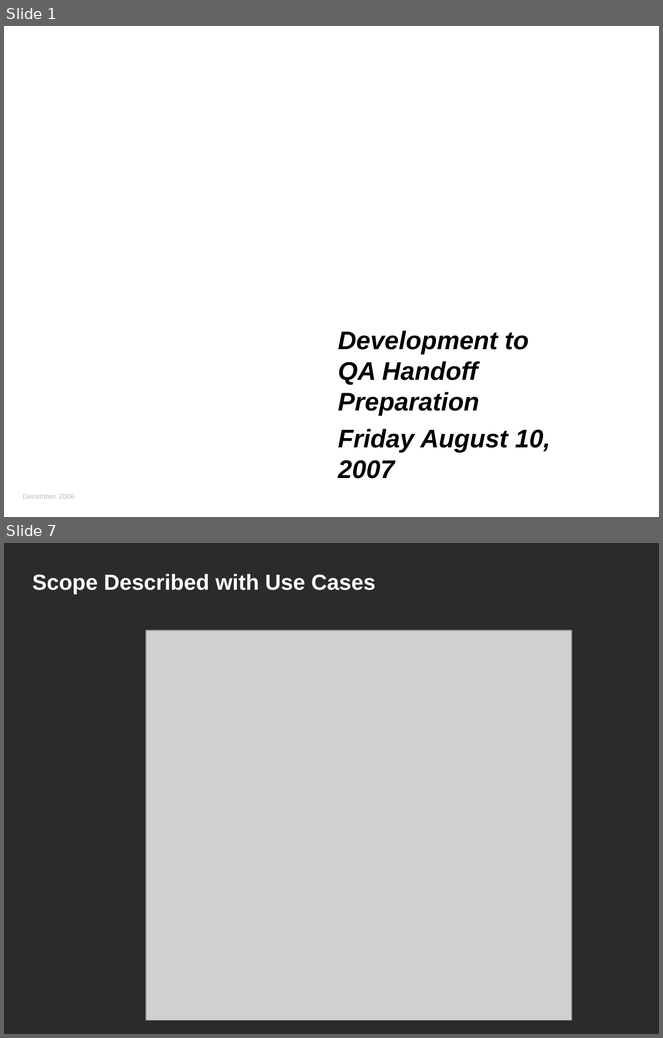
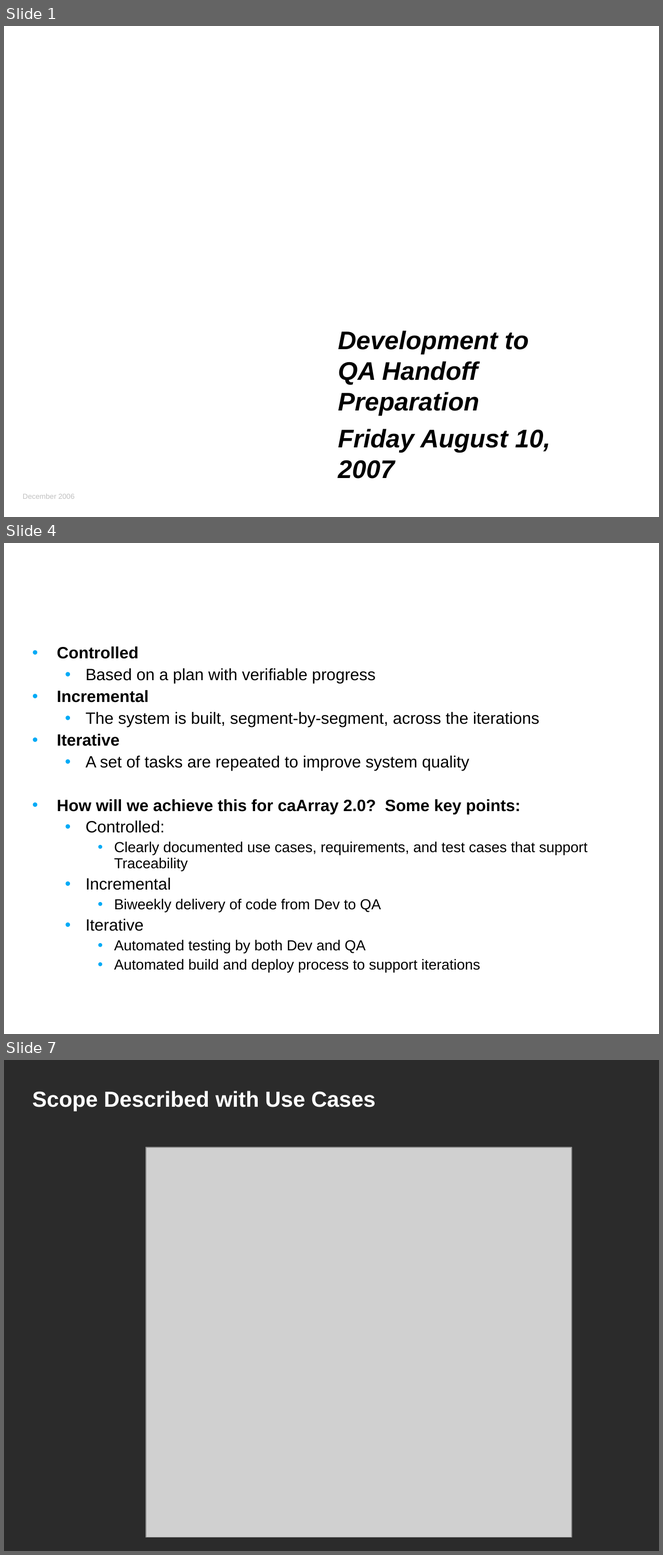
Before and after one commit to NCIP/caarray-docs, a slide deck: project_management/reports/development_to_qa_handoff.ppt. Shown one above the other, each under a label of ours: slides 1 and 7 before the commit, slides 1, 4 and 7 after it; the slides between them are not shown. The pictures are 663x1038 and 663x1555 pixels, drawn with LibreOffice and Linux fonts; fonts in the diff are those of the drawing; grey boxes stand for pictures; background and template pictures are left out; a plain dark background stands for a picture behind light text. Boxes give left, top, right and bottom in pixels: in the first picture for what was removed or moved away, otherwise in the second. Text is boxed around its words. In the diff, an @@ line names an element or a change of style, - is before the commit and + after.

```diff
--- a/project_management/reports/development_to_qa_handoff.ppt
+++ b/project_management/reports/development_to_qa_handoff.ppt
@@ slide 4 added at (4,543,659,1034), background picture (left out) @@
@@ title added at (26,543,517,619), 24 pt, text #FFFFFF, bold @@
+The process is evolutionary
@@ text added at (57,646,587,973), 18 pt, text #000000 @@
+• Controlled
+  • Based on a plan with verifiable progress
+• Incremental
+  • The system is built, segment-by-segment, across the iterations
+• Iterative
+  • A set of tasks are repeated to improve system quality
+• How will we achieve this for caArray 2.0? Some key points:
+  • Controlled:
+    • Clearly documented use cases, requirements, and test cases that support Traceability
+  • Incremental
+    • Biweekly delivery of code from Dev to QA
+  • Iterative
+    • Automated testing by both Dev and QA
+    • Automated build and deploy process to support iterations
```
Also in this commit, not shown: 11 slides changed, 3 other slides added, 3 slides removed.
